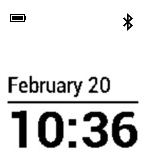
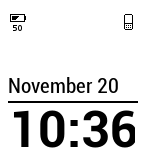
Layer changes from the first 144×168 image to the second:
added layer "50" above "battery-half.png" over left=13, top=25, right=22, bottom=31
added layer "battery-half.png" above "phone.png" over left=13, top=16, right=23, bottom=26
renamed "bluetooth.png" to "phone.png", painted on it over left=123, top=13, right=133, bottom=31
hid "battery.png" over left=13, top=16, right=23, bottom=26
added layer "10:36" above "November 20" over left=13, top=110, right=135, bottom=148
added layer "November 20" above "Фон" over left=9, top=77, right=118, bottom=93
painted on "Фон" over left=6, top=13, right=142, bottom=152
